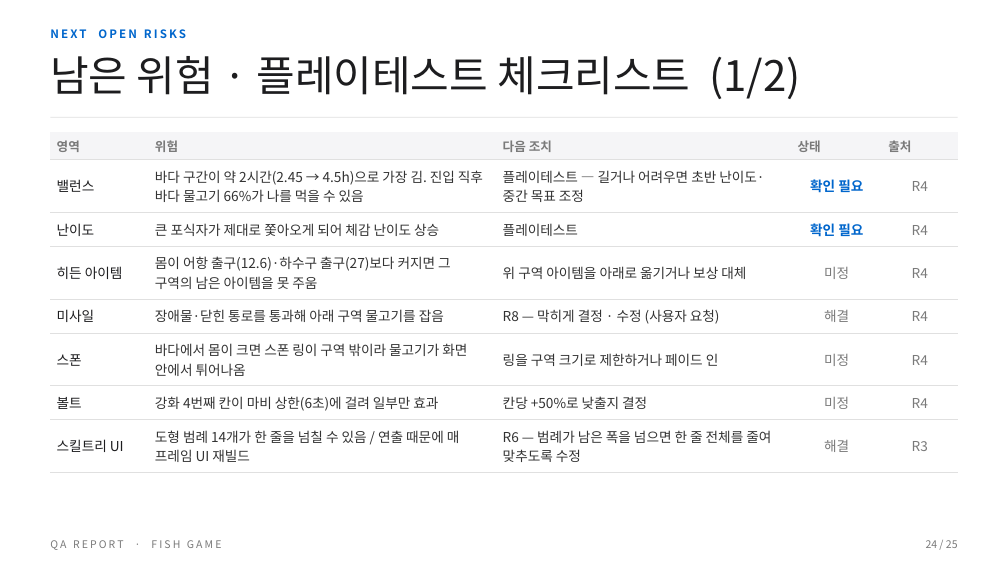
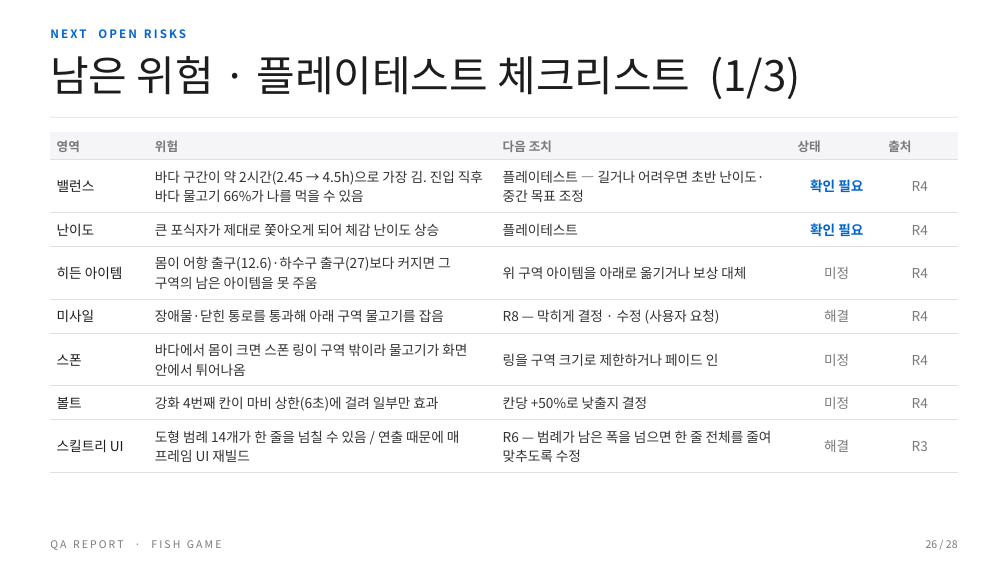
Before and after one commit to BSH0401/fishing, a slide deck: slide 26 of Docs/QA/물고기게임_QA리포트.pptx (slide 24 before the commit). Drawn at 1008x567 pixels with LibreOffice and Linux fonts; fonts in the diff are those of the drawing. Boxes give left, top, right and bottom in pixels: in the first picture for what was removed or moved away, otherwise in the second. Text is boxed around its words. In the diff, an @@ line names an element or a change of style, - is before the commit and + after.

```diff
--- a/Docs/QA/물고기게임_QA리포트.pptx
+++ b/Docs/QA/물고기게임_QA리포트.pptx
@@ text at [50,56,800,99]: text changed @@
-남은 위험 · 플레이테스트 체크리스트 (1/2)
+남은 위험 · 플레이테스트 체크리스트 (1/3)
@@ text at [926,540,958,548]: text changed @@
-24 / 25
+26 / 28
```
Also in this commit, not shown: 24 other slides changed, 3 slides added, 12 other files.
